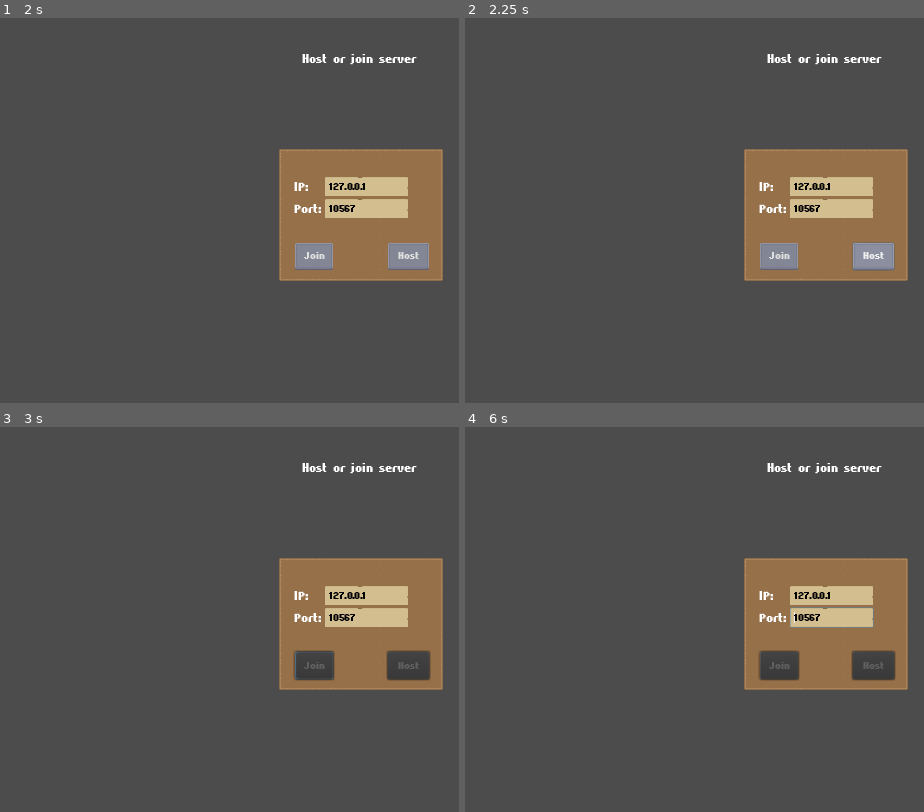
Above: before the commit, frames 1-4 (two rows, left to right).
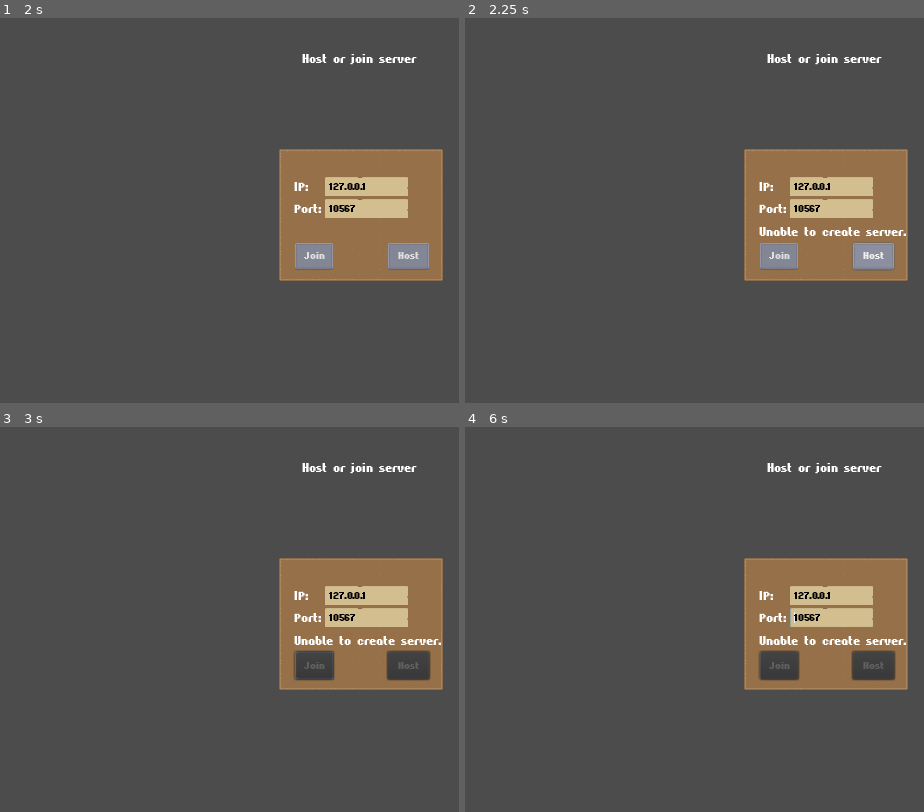
Above: after the commit, the same moments.

Repository: Rebel2002/heroic
Game: Godot game, scene res://Scenes/UI/MainMenu.tscn
The game is run twice, just before and just after one commit, with the same random seed, the same clock (stepped at 60 frames per second) and the same inputs.
Inputs:
- Up to frame 1 (2 s): click "New game" at 0.5 s; click "Done" at 1.25 s
- Up to frame 2 (2.25 s): click "Host" at 2 s
- Up to frame 3 (3 s): click "Join" at 2.75 s
- Up to frame 4 (6 s): hold Right (ui_right) 3.53-4.28 s; hold Down (ui_down) 4.28-5.03 s; hold Right (ui_right) 5.03-5.78 s; hold Up (ui_up) from 5.78 s (still down)

Frame 1 is identical in both runs. In frame 2, 0.4% of the frame differs, in the area x 64-97%, y 54-57%; in frame 3, 0.4%; in frame 4, 0.4%.
Error before the commit: Parse Error: The function signature doesn't match the parent. Parent signature is: "void disconnect(String, Object, String)". (res://Scripts/Core/Main.gd:42)

Commit message:
Show error when server creation fails

Diff:
--- a/Scenes/UI/MainMenu.tscn
+++ b/Scenes/UI/MainMenu.tscn
@@ -31,7 +31,7 @@
 "values": [ Vector2( 1, 1 ), Vector2( 1.2, 1.2 ) ]
 }
 
-[node name="MainMenu" type="Control"]
+[node name="MainMenu" type="Control" index="0"]
 
 anchor_left = 0.5
 anchor_top = 0.5
--- a/Scripts/UI/JoinHost.gd
+++ b/Scripts/UI/JoinHost.gd
@@ -23,9 +23,11 @@
 func _on_Host_pressed():
 	# Create server
 	var host = NetworkedMultiplayerENet.new()
-	host.create_server(Global.port, 4)
-	get_tree().set_network_peer(host)
-	get_tree().change_scene("res://Scenes/Core/Main.tscn")
+	if host.create_server(Global.port) == OK:
+		get_tree().set_network_peer(host)
+		get_tree().change_scene("res://Scenes/Core/Main.tscn")
+	else:
+		$Panel/Status.text = "Unable to create server."
 
 # Callback from SceneTree, only for clients (not server)
 func _on_connected_to_server():
